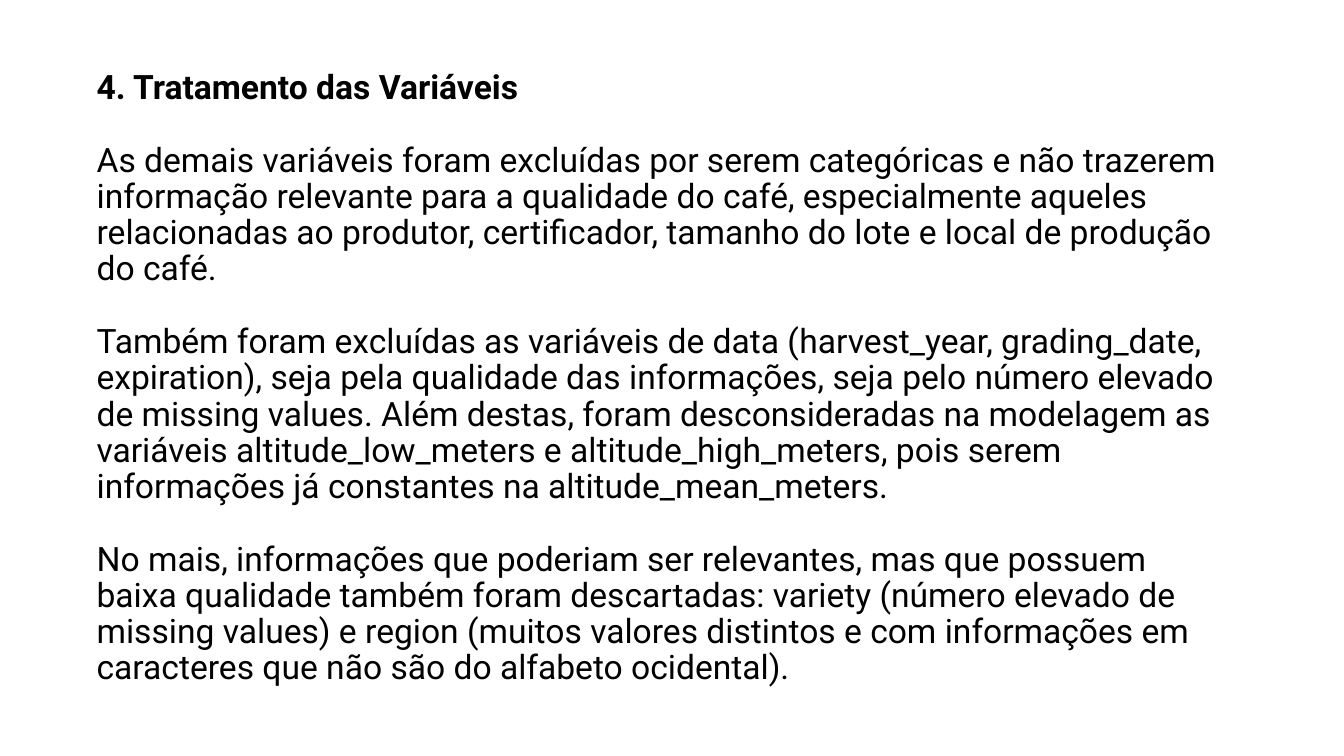
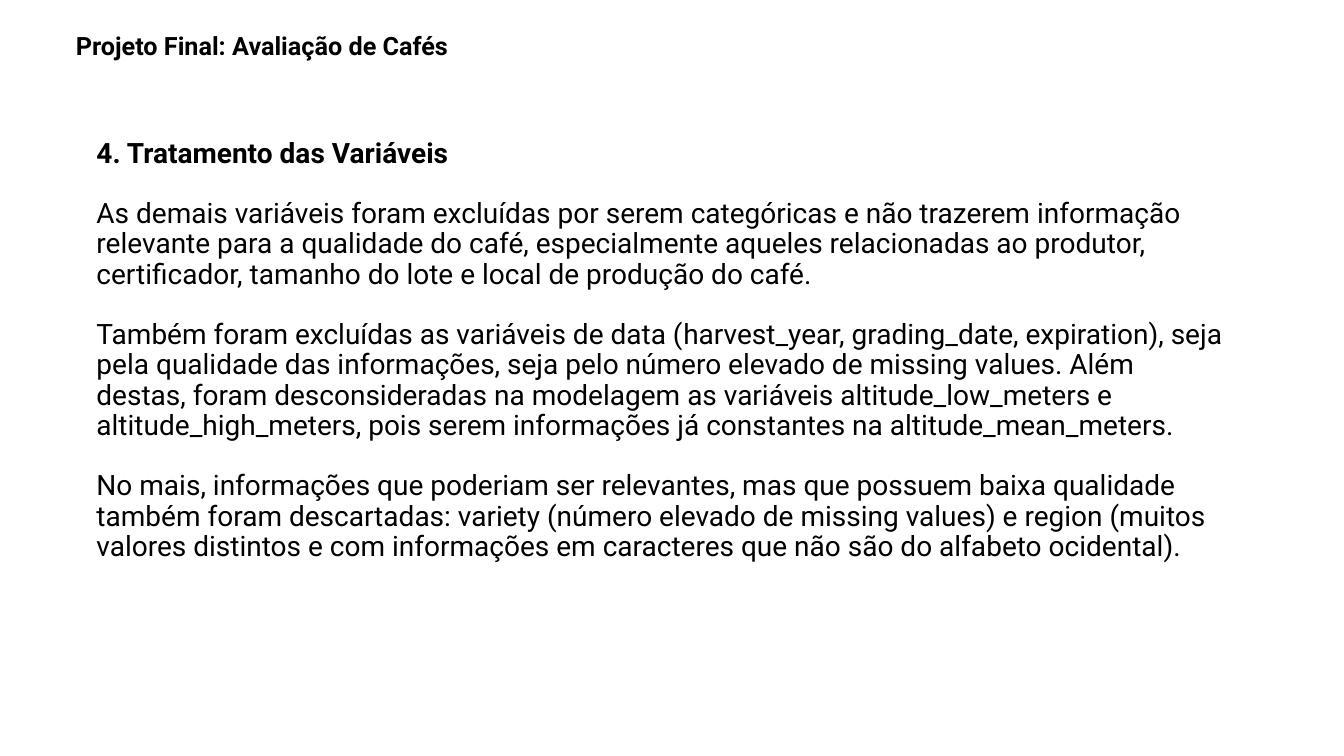
Before and after one commit to mconjaud/TrabalhoFinalAEM2, a slide deck: slide 6 of ProjetoFinal_Avaliacao_de_Cafes.pptx. Drawn at 1344x756 pixels with LibreOffice and Linux fonts; fonts in the diff are those of the drawing; background and template pictures are left out. Boxes give left, top, right and bottom in pixels: in the first picture for what was removed or moved away, otherwise in the second. Text is boxed around its words. In the diff, an @@ line names an element or a change of style, - is before the commit and + after.

```diff
--- a/ProjetoFinal_Avaliacao_de_Cafes.pptx
+++ b/ProjetoFinal_Avaliacao_de_Cafes.pptx
@@ text added at [76, 36, 448, 61], 18 pt, text #000000, bold @@
+Projeto Final: Avaliação de Cafés
@@ title "4. Tratamento das Variáveis As ...": place and size @@
-title "4. Tratamento das Variáveis As ..." at [97, 73, 1216, 687]
+title "4. Tratamento das Variáveis As ..." at [96, 142, 1222, 562]
@@ title "4. Tratamento das Variáveis As ..." at [96, 142, 1222, 562]: size 24 to 20 pt; vertical alignment bottom to top @@
```
Also in this commit, not shown: 5 other slides changed.
